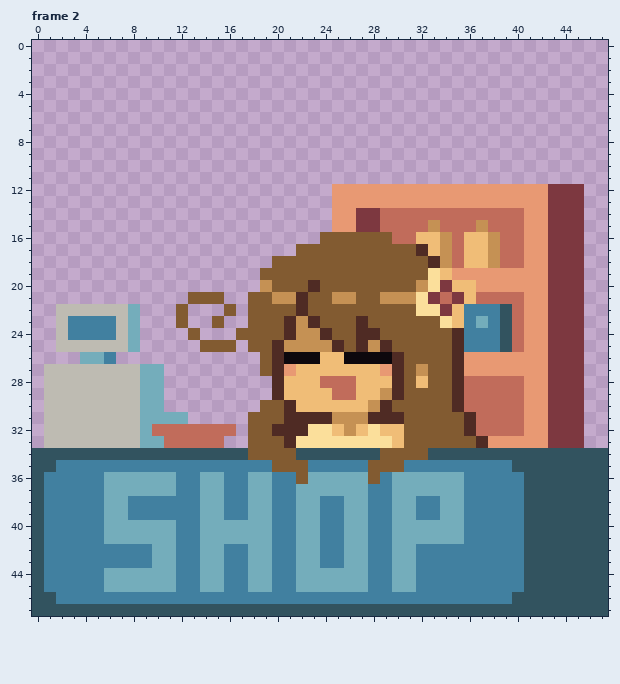
Pixel-art file: docs/img/merchant.ase. The picture above is the old version.
48x48 pixels, 2 frames. Shown: frame 2. The commit also changed other frames, which this record leaves out.
The same view after the edit:
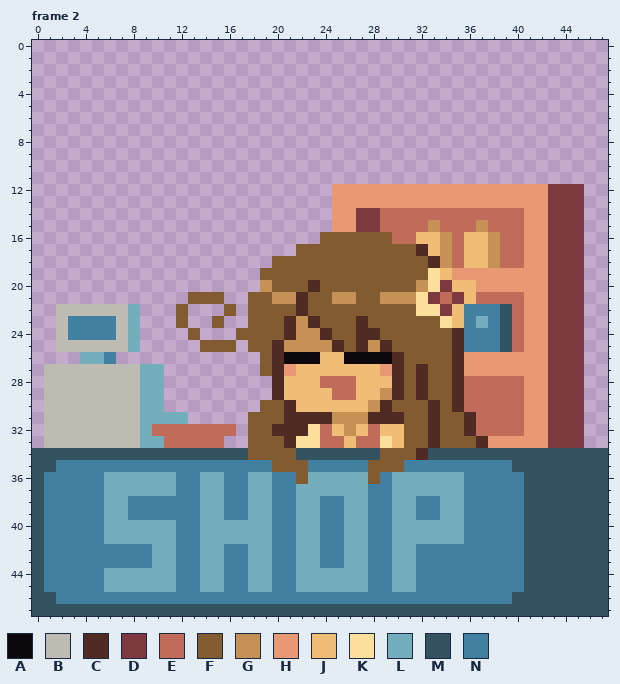
Palette (. is transparent): A #0d080d  B #bebbb2  C #4f2b24  D #7d3840  E #c16c5b  F #825b31  G #c59154  H #e89973  J #f0bd77  K #fbdf9b  L #74adbb  M #32535f  N #4180a0
Edits made:
Frame 2, layer "Layer 1":
Colour C replaces colour F in row 29 at x 32; in rows 30 to 33 at x 33; in row 34 at x 32.
Colour C replaces colour G in row 27 at x 32.
Colour C replaces colour J in row 28 at x 32.
Colour E replaces colour K in row 32 at x 24 and 28; in row 33 at x 24 to 25 and 27 to 28.
Colour J replaces colour K in row 33 at x 26.
Changed places in both pictures, as pixel boxes (x1, y1, x2, y2):
changed: (320, 364, 440, 460)
